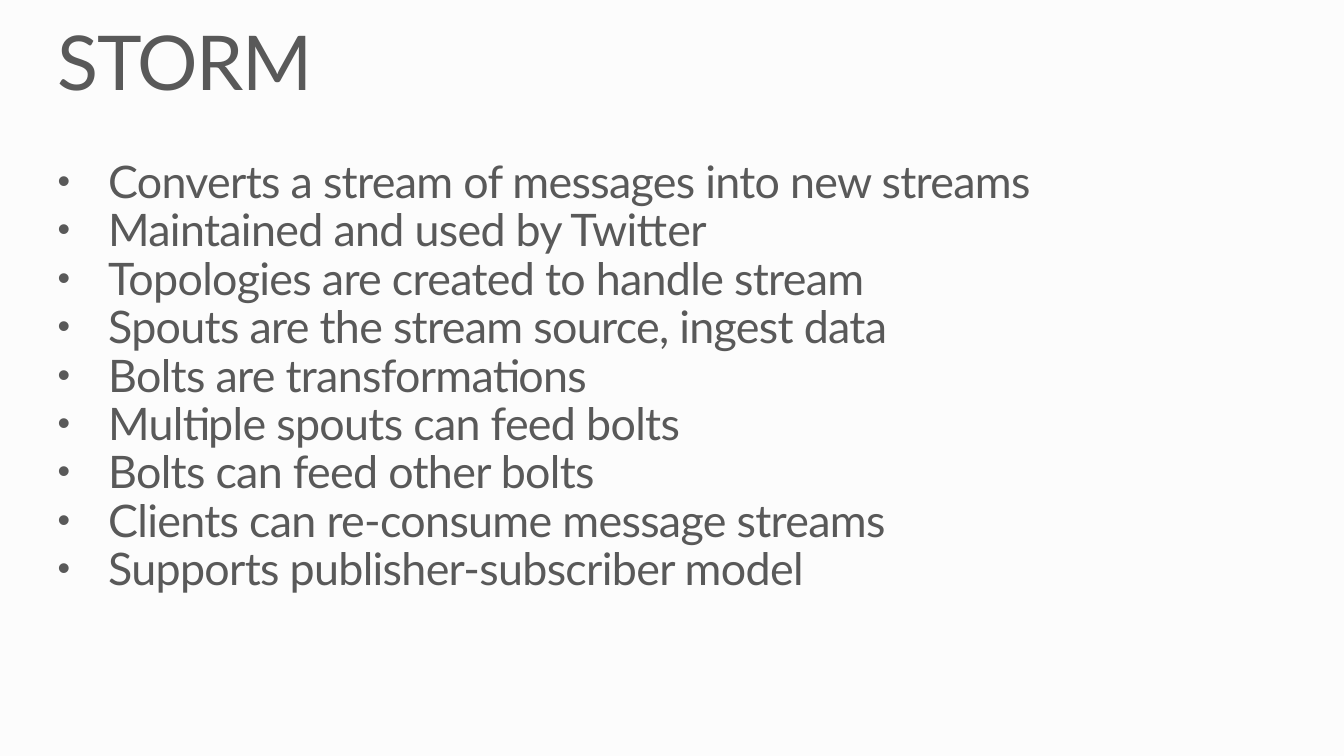
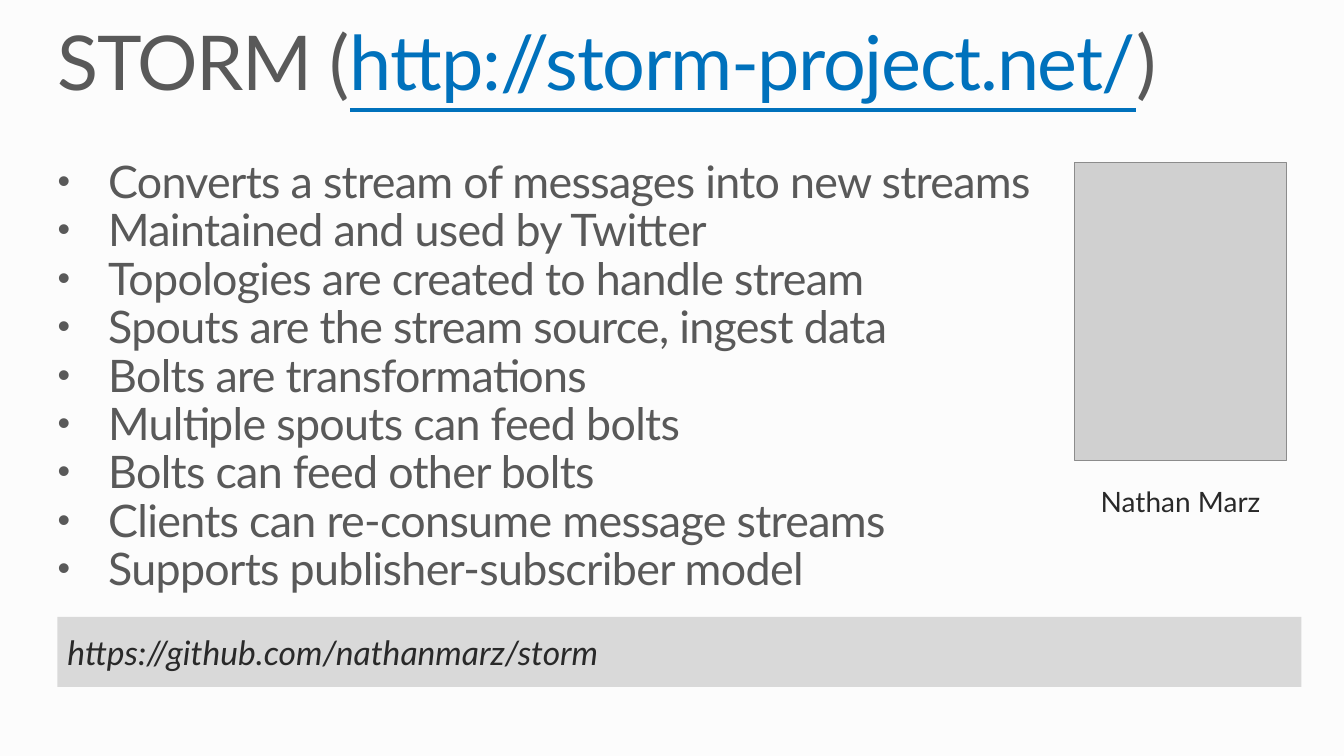
Before and after one commit to MSRConnections/Azure-training-course, a slide deck: slide 7 of Day 2/7. Streaming Data/Storm, Kafka and Data Caching.pptx (slide 6 before the commit). Drawn at 1344x756 pixels with LibreOffice and Linux fonts; fonts in the diff are those of the drawing; grey boxes stand for pictures. Boxes give left, top, right and bottom in pixels: in the first picture for what was removed or moved away, otherwise in the second. Text is boxed around its words. In the diff, an @@ line names an element or a change of style, - is before the commit and + after.

Commit message:
1, fix the commandline for hpc image rendering ffmpge 2, add more contents for storm/kafka slide

```diff
--- a/Day 2/7. Streaming Data/Storm, Kafka and Data Caching.pptx
+++ b/Day 2/7. Streaming Data/Storm, Kafka and Data Caching.pptx
@@ title at (57,31,1157,104): text changed; text colour #595959 to #0071BC @@
-STORM
+STORM (http://storm-project.net/)
@@ picture added at (1075,162,1287,460) @@
@@ text added at (1101,491,1260,513), 20 pt, text #292929 @@
+Nathan Marz
@@ rectangle added at (57,617,1302,688), fill #D9D9D9, 24 pt, text #292929, italic @@
+https://github.com/nathanmarz/storm
```
Also in this commit, not shown: 2 other slides changed, 1 slide added, 1 other file.
